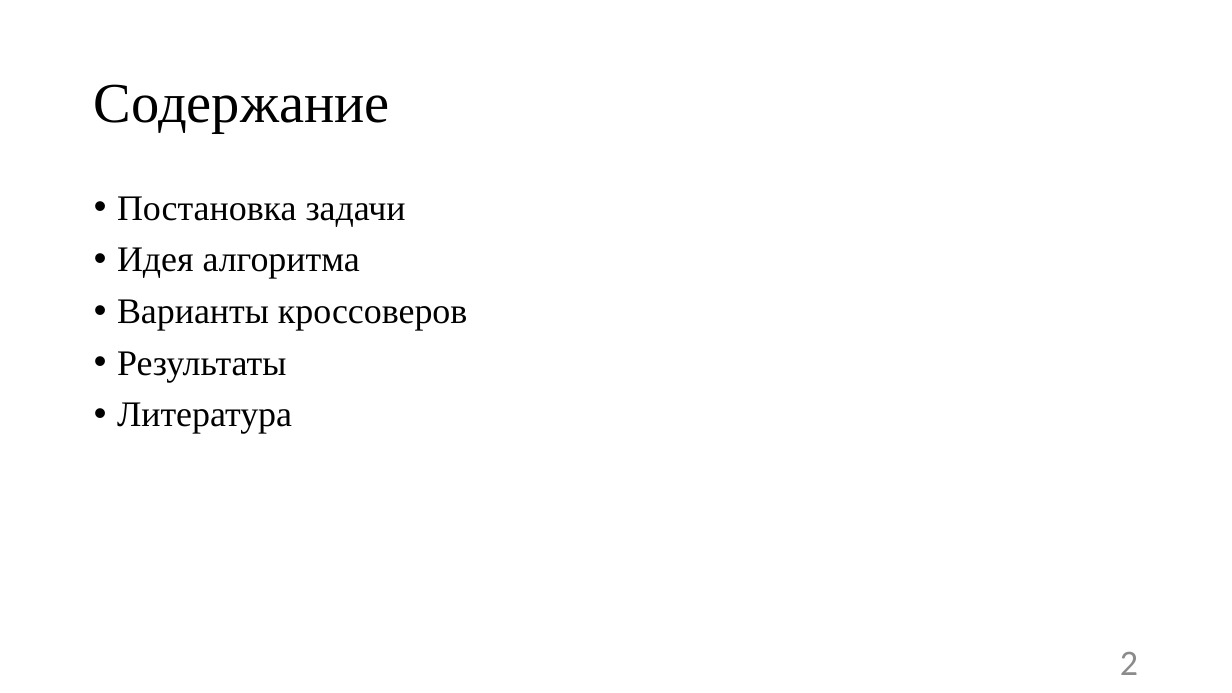
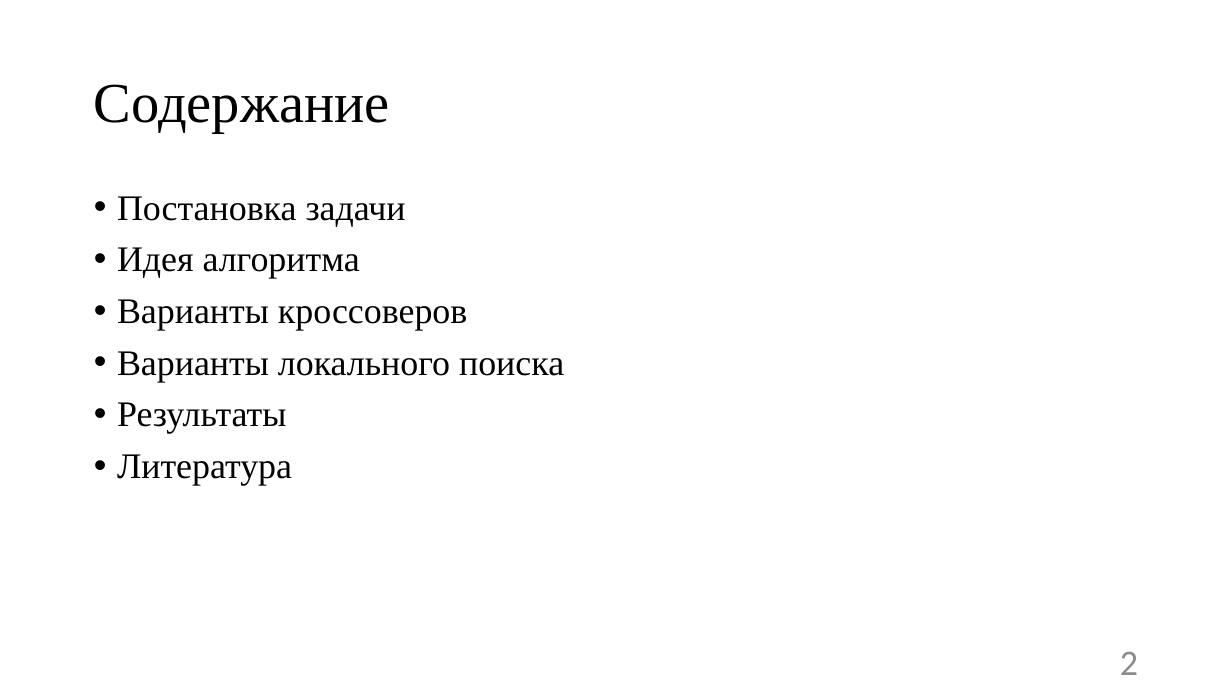
Before and after one commit to nikitka406/diplom, a slide deck: slide 2 of cpeck/diplom.pptx. Drawn at 1232x693 pixels with LibreOffice and Linux fonts; fonts in the diff are those of the drawing. Boxes give left, top, right and bottom in pixels: in the first picture for what was removed or moved away, otherwise in the second. Text is boxed around its words. In the diff, an @@ line names an element or a change of style, - is before the commit and + after.

```diff
--- a/cpeck/diplom.pptx
+++ b/cpeck/diplom.pptx
@@ text at (117, 351, 564, 382): paragraph added @@
+• Варианты локального поиска
```
Also in this commit, not shown: 1 other slide changed, 3 slides added, 1 slide removed, 6 other files.
